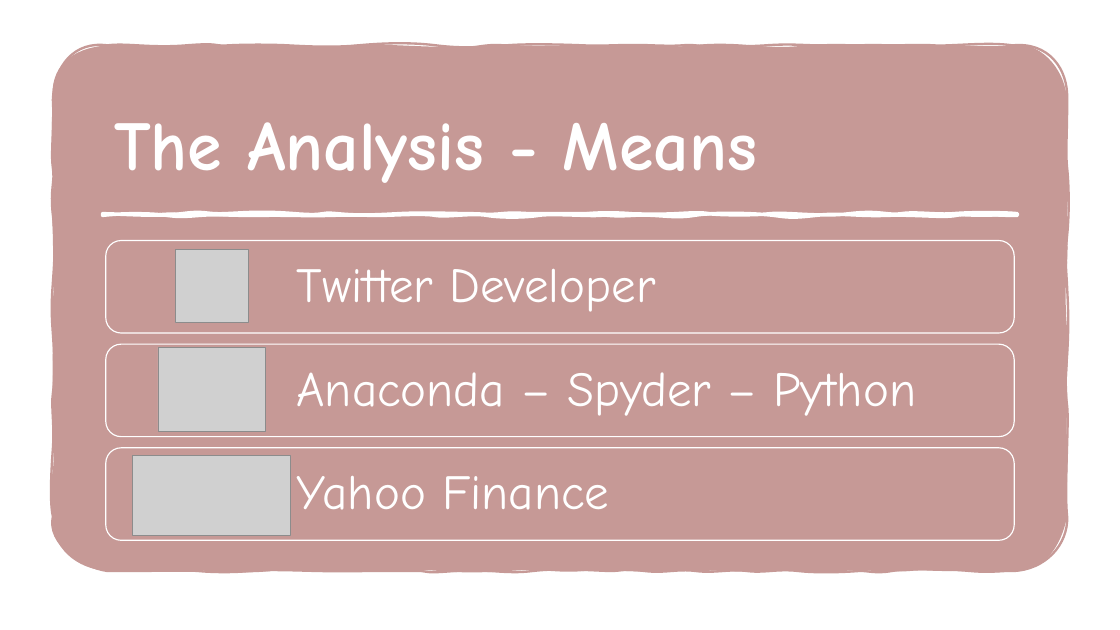
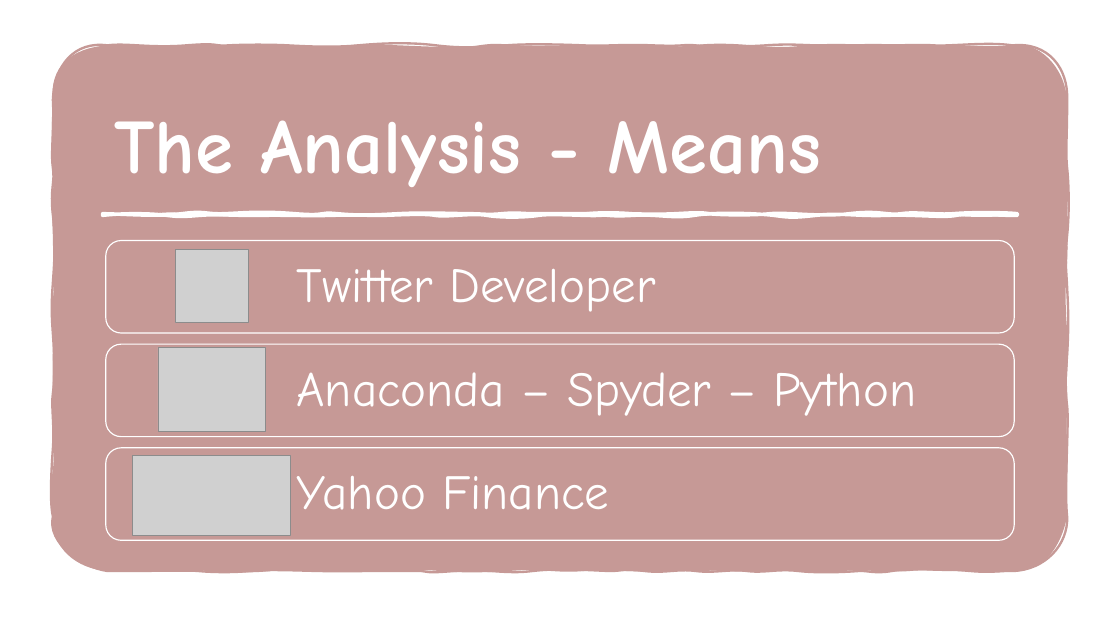
Before and after one commit to ionais/SentimentAnalysis, a slide deck: slide 4 of 20211215_ResearchMethodsProject_SentimentAnalysis_CocaCola.pptx. Drawn at 1120x630 pixels with LibreOffice and Linux fonts; fonts in the diff are those of the drawing; grey boxes stand for pictures. Boxes give left, top, right and bottom in pixels: in the first picture for what was removed or moved away, otherwise in the second. Text is boxed around its words. In the diff, an @@ line names an element or a change of style, - is before the commit and + after.

Commit message:
Update 20211215_ResearchMethodsProject_SentimentAnalysis_CocaCola.pptx
Updated pptx

```diff
--- a/20211215_ResearchMethodsProject_SentimentAnalysis_CocaCola.pptx
+++ b/20211215_ResearchMethodsProject_SentimentAnalysis_CocaCola.pptx
@@ title "The Analysis - Means" at (114, 120, 821, 187): size 60 to 66 pt @@
```
Also in this commit, not shown: 17 other slides changed.
